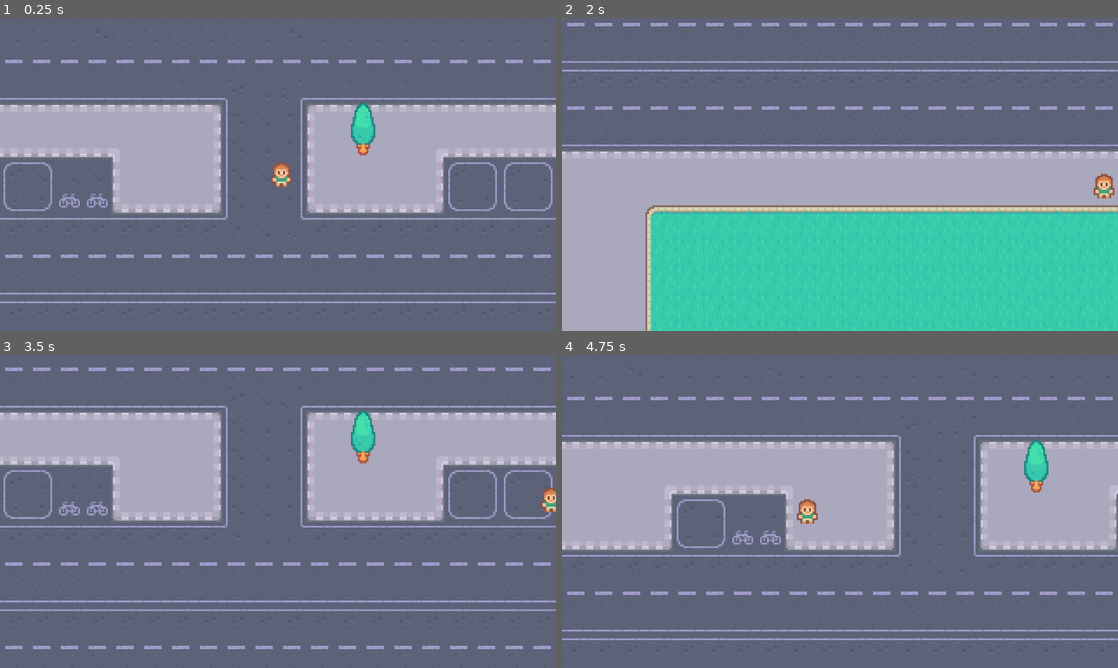
Above: before the commit, frames 1-4 (two rows, left to right).
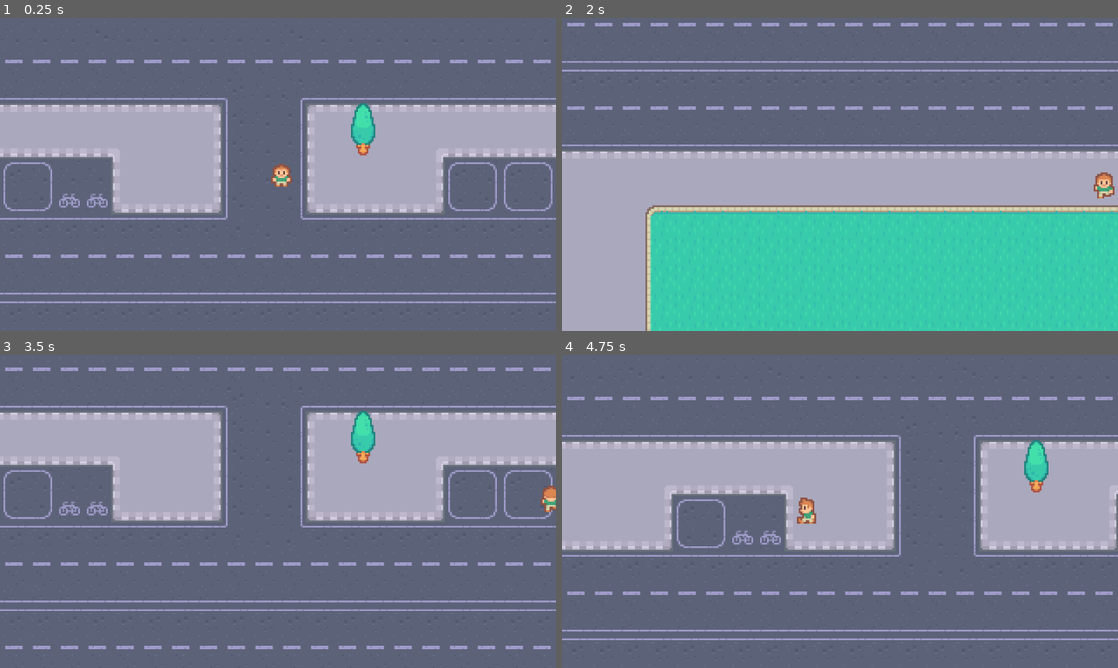
Above: after the commit, the same moments.

Repository: aevix/untitled-godot-game
Game: Godot game, scene res://scenes/game.tscn
Same seed, same stepped clock (60 frames per second), same inputs: the game is played once before the commit and once after it.
Inputs:
- Up to frame 1 (0.25 s): no input
- Up to frame 2 (2 s): tap Enter at 0.5 s; hold Right (right) 0.53-1.28 s; hold Down (down) from 1.28 s (still down)
- Up to frame 3 (3.5 s): release Down (down) at 2.03 s; hold Right (right) 2.03-2.78 s; hold Up (up) from 2.78 s (still down)
- Up to frame 4 (4.75 s): release Up (up) at 3.53 s; hold Left (left) from 3.53 s (still down)

The runs differ from the first frame. In frame 1, less than 0.1% of the frame differs, in the area x 49-53%, y 46-49%; in frame 2, 0.2%; in frame 3, 0.1%; in frame 4, 0.2%, in the area x 42-46%, y 45-54%.

Commit message:
feat-3: add animation to character movement

Diff:
--- a/untitled-godot/frogger start files/scenes/player.gd
+++ b/untitled-godot/frogger start files/scenes/player.gd
@@ -6,4 +6,18 @@
 func _physics_process(delta: float) -> void:
 	direction = Input.get_vector("left", "right", "up", "down")
 	velocity = direction * speed
+	animation()
 	move_and_slide()
+
+func animation():
+	if direction:
+		if direction.x < 0:
+			$AnimatedSprite2D.play("left")
+		elif direction.y < 0:
+			$AnimatedSprite2D.play("up")
+		elif direction.y > 0:
+			$AnimatedSprite2D.play("down")
+		else:
+			$AnimatedSprite2D.play("right")
+	else:
+		$AnimatedSprite2D.play("idle")
--- a/untitled-godot/frogger start files/scenes/player.tscn
+++ b/untitled-godot/frogger start files/scenes/player.tscn
@@ -1,16 +1,161 @@
-[gd_scene load_steps=4 format=3 uid="uid://dghd7rii024ea"]
+[gd_scene load_steps=21 format=3 uid="uid://dghd7rii024ea"]
 
-[ext_resource type="Texture2D" uid="uid://bkgrir378horu" path="res://graphics/player/player_simple.png" id="1_3vyb7"]
 [ext_resource type="Script" uid="uid://bvow1in7idxld" path="res://scenes/player.gd" id="1_g2els"]
+[ext_resource type="Texture2D" uid="uid://c4q6c7mxqh78h" path="res://graphics/player/player_tileset.png" id="2_qhqgy"]
+[ext_resource type="Texture2D" uid="uid://b5v5mmo8js4k8" path="res://graphics/player/player_tileset2.png" id="3_dqkch"]
 
 [sub_resource type="CapsuleShape2D" id="CapsuleShape2D_g2els"]
 
+[sub_resource type="AtlasTexture" id="AtlasTexture_qlg0r"]
+atlas = ExtResource("2_qhqgy")
+region = Rect2(16, 0, 16, 16)
+
+[sub_resource type="AtlasTexture" id="AtlasTexture_tuyoq"]
+atlas = ExtResource("2_qhqgy")
+region = Rect2(16, 16, 16, 16)
+
+[sub_resource type="AtlasTexture" id="AtlasTexture_fjrip"]
+atlas = ExtResource("2_qhqgy")
+region = Rect2(16, 32, 16, 16)
+
+[sub_resource type="AtlasTexture" id="AtlasTexture_smehm"]
+atlas = ExtResource("3_dqkch")
+region = Rect2(16, 0, 16, 16)
+
+[sub_resource type="AtlasTexture" id="AtlasTexture_ur7pv"]
+atlas = ExtResource("3_dqkch")
+region = Rect2(16, 16, 16, 16)
+
+[sub_resource type="AtlasTexture" id="AtlasTexture_y4r1p"]
+atlas = ExtResource("3_dqkch")
+region = Rect2(16, 32, 16, 16)
+
+[sub_resource type="AtlasTexture" id="AtlasTexture_d2wvv"]
+atlas = ExtResource("2_qhqgy")
+region = Rect2(0, 0, 16, 16)
+
+[sub_resource type="AtlasTexture" id="AtlasTexture_3v2ag"]
+atlas = ExtResource("2_qhqgy")
+region = Rect2(0, 16, 16, 16)
+
+[sub_resource type="AtlasTexture" id="AtlasTexture_jej6c"]
+atlas = ExtResource("2_qhqgy")
+region = Rect2(0, 32, 16, 16)
+
+[sub_resource type="AtlasTexture" id="AtlasTexture_f1ej7"]
+atlas = ExtResource("2_qhqgy")
+region = Rect2(48, 0, 16, 16)
+
+[sub_resource type="AtlasTexture" id="AtlasTexture_oprun"]
+atlas = ExtResource("2_qhqgy")
+region = Rect2(48, 16, 16, 16)
+
+[sub_resource type="AtlasTexture" id="AtlasTexture_a8ls1"]
+atlas = ExtResource("2_qhqgy")
+region = Rect2(48, 32, 16, 16)
+
+[sub_resource type="AtlasTexture" id="AtlasTexture_qfm1y"]
+atlas = ExtResource("2_qhqgy")
+region = Rect2(32, 0, 16, 16)
+
+[sub_resource type="AtlasTexture" id="AtlasTexture_fulsm"]
+atlas = ExtResource("2_qhqgy")
+region = Rect2(32, 16, 16, 16)
+
+[sub_resource type="AtlasTexture" id="AtlasTexture_4r5pv"]
+atlas = ExtResource("2_qhqgy")
+region = Rect2(32, 32, 16, 16)
+
+[sub_resource type="SpriteFrames" id="SpriteFrames_60mlk"]
+animations = [{
+"frames": [{
+"duration": 1.0,
+"texture": SubResource("AtlasTexture_qlg0r")
+}, {
+"duration": 1.0,
+"texture": SubResource("AtlasTexture_tuyoq")
+}, {
+"duration": 1.0,
+"texture": SubResource("AtlasTexture_qlg0r")
+}, {
+"duration": 1.0,
+"texture": SubResource("AtlasTexture_fjrip")
+}],
+"loop": true,
+"name": &"down",
+"speed": 5.0
+}, {
+"frames": [{
+"duration": 1.0,
+"texture": SubResource("AtlasTexture_smehm")
+}, {
+"duration": 1.0,
+"texture": SubResource("AtlasTexture_ur7pv")
+}, {
+"duration": 1.0,
+"texture": SubResource("AtlasTexture_y4r1p")
+}, {
+"duration": 1.0,
+"texture": SubResource("AtlasTexture_ur7pv")
+}],
+"loop": true,
+"name": &"idle",
+"speed": 5.0
+}, {
+"frames": [{
+"duration": 1.0,
+"texture": SubResource("AtlasTexture_d2wvv")
+}, {
+"duration": 1.0,
+"texture": SubResource("AtlasTexture_3v2ag")
+}, {
+"duration": 1.0,
+"texture": SubResource("AtlasTexture_d2wvv")
+}, {
+"duration": 1.0,
+"texture": SubResource("AtlasTexture_jej6c")
+}],
+"loop": true,
+"name": &"left",
+"speed": 5.0
+}, {
+"frames": [{
+"duration": 1.0,
+"texture": SubResource("AtlasTexture_f1ej7")
+}, {
+"duration": 1.0,
+"texture": SubResource("AtlasTexture_oprun")
+}, {
+"duration": 1.0,
+"texture": SubResource("AtlasTexture_f1ej7")
+}, {
+"duration": 1.0,
+"texture": SubResource("AtlasTexture_a8ls1")
+}],
+"loop": true,
+"name": &"right",
+"speed": 5.0
+}, {
+"frames": [{
+"duration": 1.0,
+"texture": SubResource("AtlasTexture_qfm1y")
+}, {
+"duration": 1.0,
+"texture": SubResource("AtlasTexture_fulsm")
+}, {
+"duration": 1.0,
+"texture": SubResource("AtlasTexture_qfm1y")
+}, {
+"duration": 1.0,
+"texture": SubResource("AtlasTexture_4r5pv")
+}],
+"loop": true,
+"name": &"up",
+"speed": 5.0
+}]
+
 [node name="player" type="CharacterBody2D"]
 script = ExtResource("1_g2els")
-
-[node name="Sprite2D" type="Sprite2D" parent="."]
-texture_filter = 1
-texture = ExtResource("1_3vyb7")
 
 [node name="Camera2D" type="Camera2D" parent="."]
 zoom = Vector2(4, 4)
@@ -24,3 +169,9 @@
 [node name="CollisionShape2D" type="CollisionShape2D" parent="."]
 scale = Vector2(0.5, 0.5)
 shape = SubResource("CapsuleShape2D_g2els")
+
+[node name="AnimatedSprite2D" type="AnimatedSprite2D" parent="."]
+sprite_frames = SubResource("SpriteFrames_60mlk")
+animation = &"idle"
+frame = 2
+frame_progress = 0.6568897
Binary file added: untitled-godot/frogger start files/graphics/player/player_tileset2.png
Not shown, added: untitled-godot/frogger start files/graphics/player/player_tileset2.png.import
Not shown, added: untitled-godot/frogger start files/graphics/player/player_tileset2.xcf
